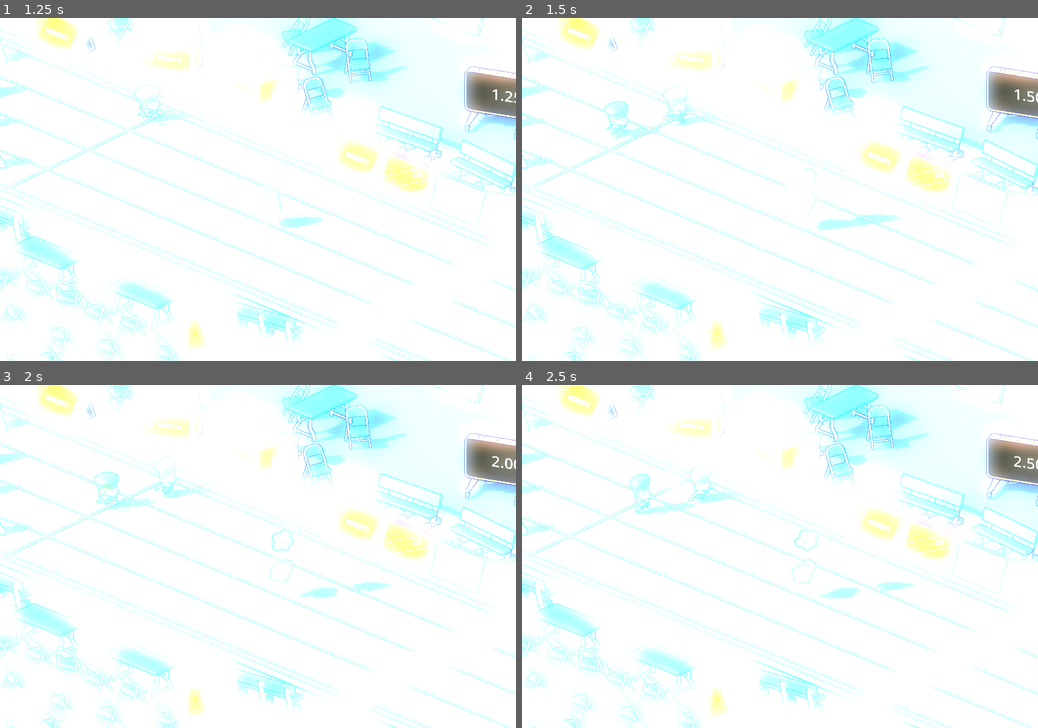
Above: before the commit, frames 1-4 (two rows, left to right).
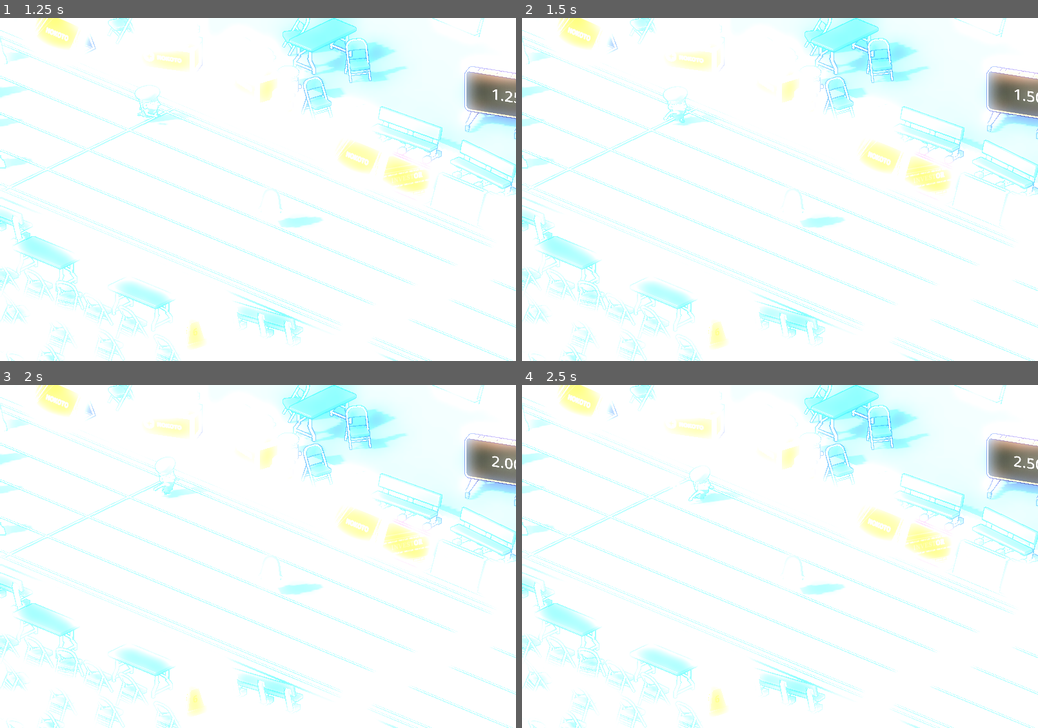
Above: after the commit, the same moments.

Repository: chevvy/sins_of_Father
Game: Godot game, scene res://main.tscn
Same seed, same stepped clock (60 frames per second), same inputs: the game is played once before the commit and once after it.
Inputs:
- Up to frame 1 (1.25 s): tap Space (interact_4) at 0.6 s
- Up to frame 2 (1.5 s): tap Space (interact_4) at 1.35 s
- Up to frame 3 (2 s): no input
- Up to frame 4 (2.5 s): tap Space (interact_4) at 2.1 s

Frame 1 is identical in both runs. In frame 2, 0.9% of the frame differs, in the area x 15-74%, y 24-62%; in frame 3, 1.0%, in the area x 18-76%, y 25-63%; in frame 4, 1.0%.

Commit message:
basic material overlay works on hover

Diff:
--- a/Character/CharacterVisual.gd
+++ b/Character/CharacterVisual.gd
@@ -2,6 +2,7 @@
 
 @onready var animationPlayer: AnimationPlayer = $AnimationPlayer
 @export var character_mesh: MeshInstance3D
+
 
 func _ready():
 	#idle_animation()
--- /dev/null
+++ b/Character/Material/outline_materials.tres
@@ -0,0 +1,16 @@
+[gd_resource type="Resource" load_steps=6 format=3 uid="uid://pvnxunb4j8mj"]
+
+[ext_resource type="Material" uid="uid://bjvtxc2vs8yiu" path="res://Character/Material/Mat_Outline_01.tres" id="1_rugqq"]
+[ext_resource type="Material" uid="uid://5vuvlovhslm" path="res://Character/Material/Mat_Outline_02.tres" id="2_y2ooq"]
+[ext_resource type="Material" uid="uid://domlmgw5lithg" path="res://Character/Material/Mat_Outline_03.tres" id="3_0ilbf"]
+[ext_resource type="Material" uid="uid://c4d4ujfuvmhe7" path="res://Character/Material/Mat_Outline_04.tres" id="4_xkumo"]
+
+[sub_resource type="GDScript" id="GDScript_mq657"]
+script/source = "extends Resource
+
+@export var outline_mat: Array[BaseMaterial3D] = []
+"
+
+[resource]
+script = SubResource("GDScript_mq657")
+outline_mat = Array[BaseMaterial3D]([ExtResource("1_rugqq"), ExtResource("2_y2ooq"), ExtResource("3_0ilbf"), ExtResource("4_xkumo")])
--- a/Ghost/Ghost.tscn
+++ b/Ghost/Ghost.tscn
@@ -69,7 +69,7 @@
 collision_mask = 256
 axis_lock_angular_y = true
 joint_type = 2
-joint_offset = Transform3D(1, 0, 0, 0, 1, 0, 0, 0, 1, -0.000101831, -3.03662e-10, 0.255277)
+joint_offset = Transform3D(1, 0, 0, 0, 1, 0, 0, 0, 1, -0.000101831, -3.03658e-10, 0.255277)
 body_offset = Transform3D(1.00001, 4.48281e-11, -2.33809e-06, -1.61748e-06, 1.09157e-11, -1.00001, 1.14576e-08, 1, -2.78068e-09, 0.000102429, 0.25528, 1.01467e-09)
 linear_damp = 2.0
 angular_damp = 2.0
--- a/Items/possessable.gd
+++ b/Items/possessable.gd
@@ -2,6 +2,9 @@
 
 @export var POSSESSABLE_MESH: MeshInstance3D
 @export var POSSESSABLE_NAME: PossessableRessourceManager.PossessableName
+
+var outlines_res = load("res://Character/Material/outline_materials.tres")
+var outline_mat: Array[BaseMaterial3D]
 
 var should_apply_force := false
 var force: Vector3
@@ -11,6 +14,7 @@
 		printerr("[possessable] missing mesh reference in properties")
 	if POSSESSABLE_NAME == null:
 		printerr("[possessable] missing possessable name in properties")
+	outline_mat = outlines_res.outline_mat
 
 func possess():
 	queue_free()
@@ -26,3 +30,9 @@
 func apply_force_to_possessable(vec3: Vector3):
 	force = vec3
 	should_apply_force = true
+
+func on_hover(player_id: int):
+	POSSESSABLE_MESH.material_overlay = outline_mat[player_id]
+
+func on_hover_exit():
+	POSSESSABLE_MESH.material_overlay = null
--- a/Player/Input/player_input_manager.gd
+++ b/Player/Input/player_input_manager.gd
@@ -54,7 +54,7 @@
 func _try_spawning_player(interactKey: String, input_map: PlayerInputMap):
 	var player_id: int = _get_adjusted_player_id(interactKey)
 
-	if list_of_spawned_player_id.has(player_id):
+	if list_of_spawned_player_id.has(player_id) or player_id == -1:
 		return
 
 	var player = playerScene.instantiate();
@@ -101,6 +101,9 @@
 
 	# keyboard spawning logic
 	if base_player_id == KEYBOARD_INTERACT_VALUE:
+		if is_keyboard_spawned:
+			return -1
+
 		var adjusted_player_id: int = 0
 		# if we already have values
 		if list_of_spawned_player_id.size() != 0:
--- a/Player/possessable_checker.gd
+++ b/Player/possessable_checker.gd
@@ -17,6 +17,9 @@
 func _on_body_entered(body):
 	if body is Possessable:
 		latest_possessable = body
+		# todo change for actual player id
+		latest_possessable.on_hover(0)
+
 	pass # Replace with function body.
 
 
@@ -35,4 +38,5 @@
 		print("cant remove possessable, no current possessable")
 		return
 
+	latest_possessable.on_hover_exit()
 	latest_possessable = null
